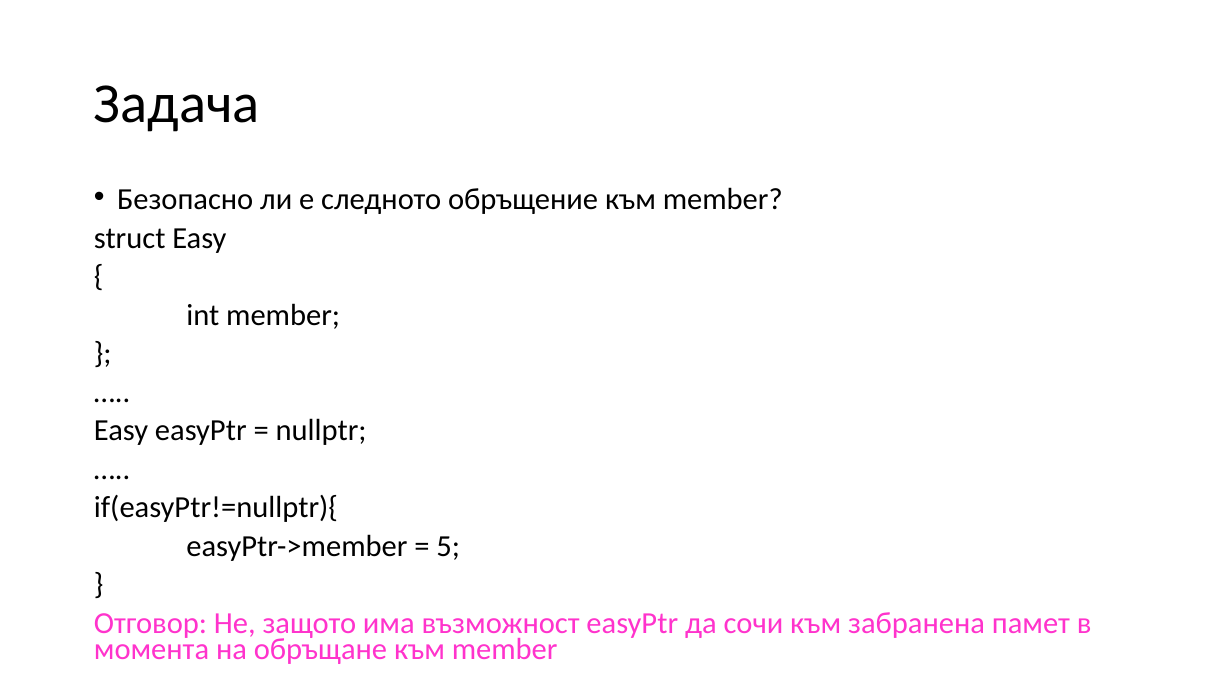
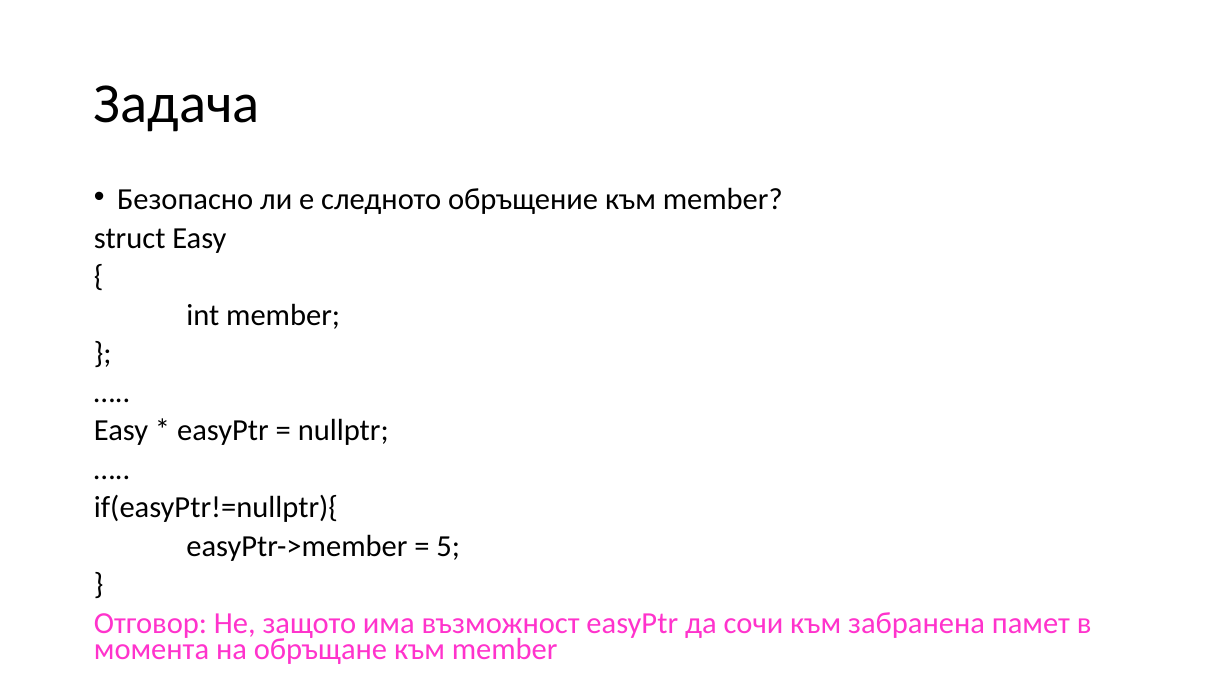
Before and after one commit to Mapmo/Uni-CPP, a slide deck: slide 71 of Object-Oriented Programming/Consultation1/Consultation1.pptx. Drawn at 1232x693 pixels with LibreOffice and Linux fonts; fonts in the diff are those of the drawing. Boxes give left, top, right and bottom in pixels: in the first picture for what was removed or moved away, otherwise in the second. Text is boxed around its words. In the diff, an @@ line names an element or a change of style, - is before the commit and + after.

```diff
--- a/Object-Oriented Programming/Consultation1/Consultation1.pptx
+++ b/Object-Oriented Programming/Consultation1/Consultation1.pptx
@@ text at [94, 418, 389, 445]: text changed @@
-Easy easyPtr = nullptr;
+Easy * easyPtr = nullptr;
```
Also in this commit, not shown: 6 other slides changed, 2 other files.
